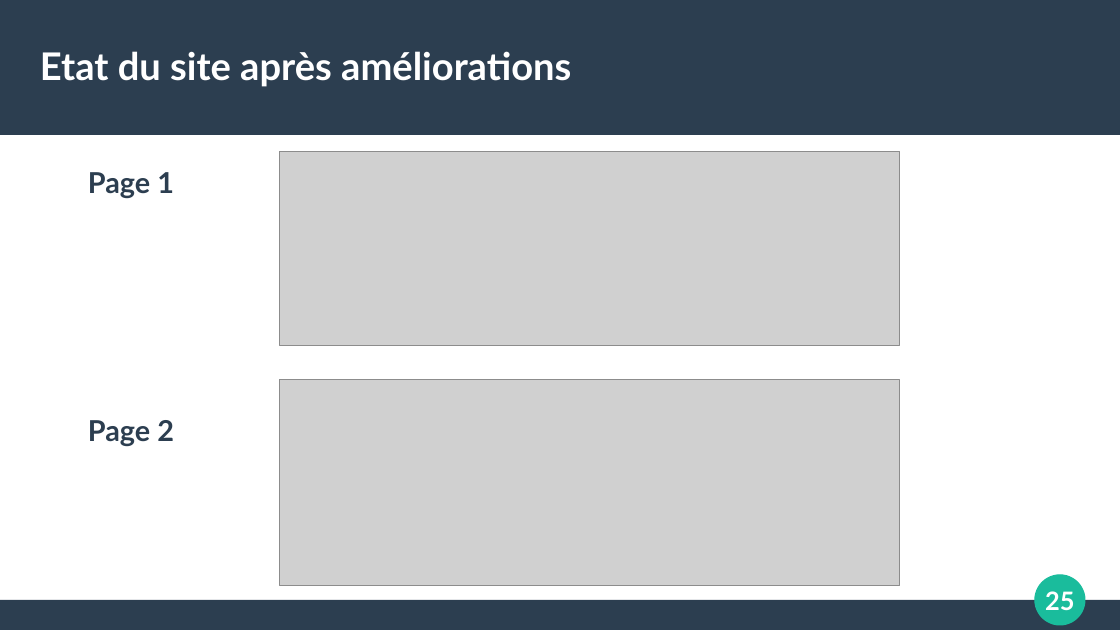
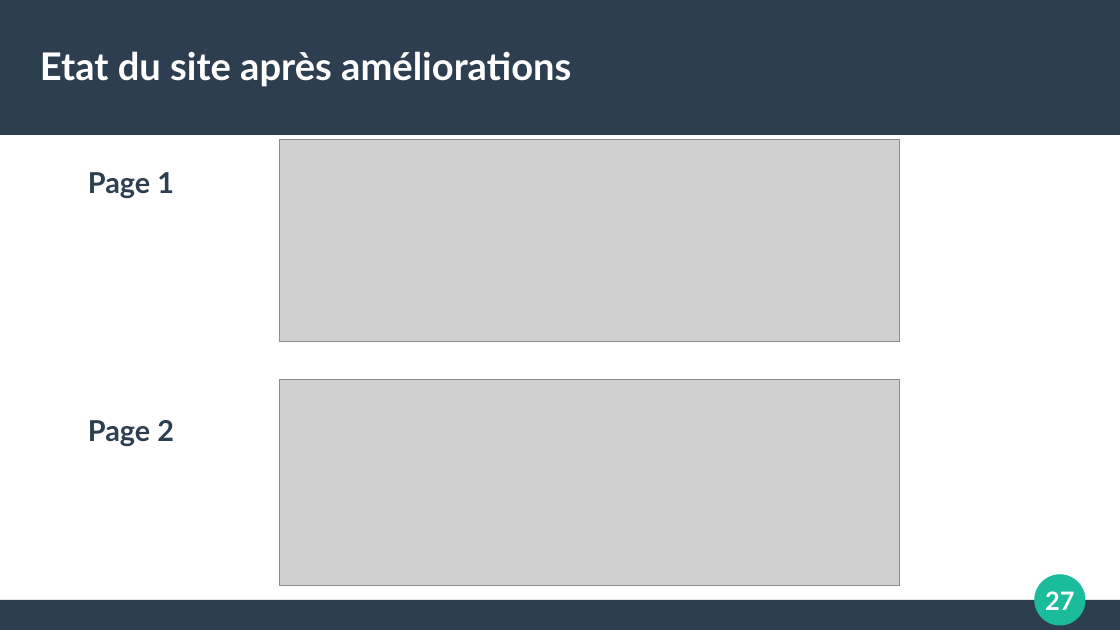
Before and after one commit to Ludo-H/SEO, a slide deck: slide 27 of Rapport_SEO.odp (slide 25 before the commit). Drawn at 1120x630 pixels with LibreOffice and Linux fonts; fonts in the diff are those of the drawing; grey boxes stand for pictures. Boxes give left, top, right and bottom in pixels: in the first picture for what was removed or moved away, otherwise in the second. Text is boxed around its words. In the diff, an @@ line names an element or a change of style, - is before the commit and + after.

Commit message:
amélioration lcp minifier css

```diff
--- a/Rapport_SEO.odp
+++ b/Rapport_SEO.odp
@@ picture: place and size @@
-picture at (281,151,900,346)
+picture at (281,140,900,343)
@@ page number at (1045,591,1074,610): text changed @@
-25
+27
```
Also in this commit, not shown: 1 other slide changed, 3 slides added, 7 other files.
